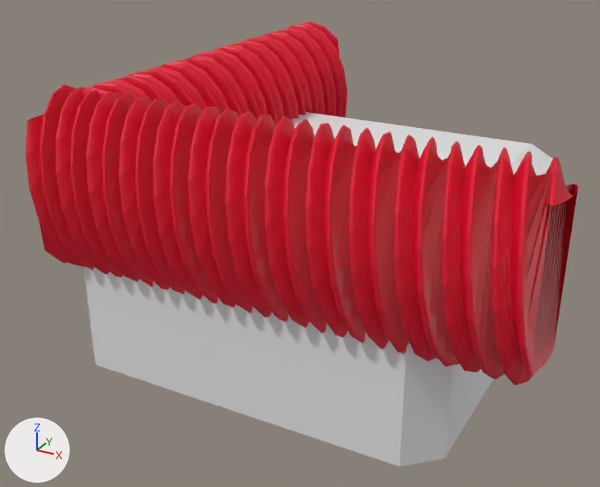
The Blender file Procedural Backrooms Game/Assets/Model/Cake.blend, before and after one commit.
Both versions are drawn from a camera (50 mm lens) standing at (1.76, -3.48, 1.76) and looking at (-0.11, -0.08, 0.06). Arrows for +X, +Y and +Z are at lower left; the lights stay in place.

Objects in the first picture: 'Cube', 'swilr', 'swirl'.
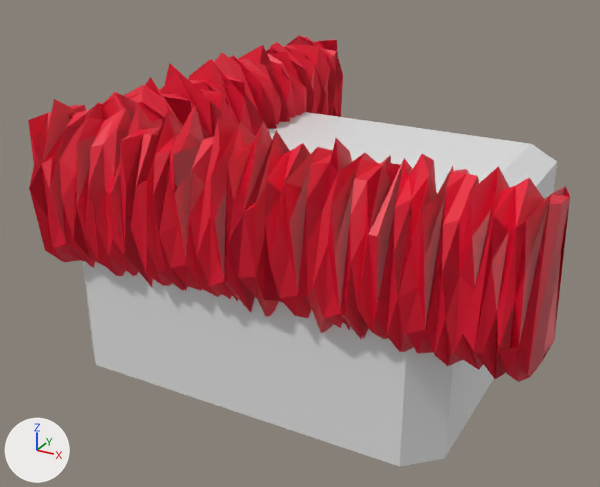
The change in detail:
me_cylinder_001 is used by ob_swilr; location (-0.757, -0.806, 0.5); rotation (0.0, 0.0, 1.582), in degrees (0, 0, 91); scale (0.0285, 0.19, 0.303).
me_cylinder_001 had 7232 vertices, 10752 faces and spanned x -1.0..75.2, y -1.4..1.4, z -1.4..1.4.
me_cylinder_001 now has 448 vertices, 2555 faces and spans x -1.0..74.9, y -1.4..1.4, z -1.4..1.4.
me_cylinder_001 part 1: 6784 vertices removed from x -1.0..75.2, y -1.4..1.4, z -1.4..1.4.
me_cylinder_002 is used by ob_swirl; location (-0.943, -0.806, 0.5); scale (0.0299, 0.183, 0.303).
me_cylinder_002 had 7232 vertices, 10752 faces and spanned x -1.0..75.2, y -1.4..1.4, z -1.4..1.4.
me_cylinder_002 now has 448 vertices, 2555 faces and spans x -1.0..74.9, y -1.4..1.4, z -1.4..1.4.
me_cylinder_002 part 2: 6784 vertices removed from x -1.0..75.2, y -1.4..1.4, z -1.4..1.4.

Where the change shows, as pixel boxes (x1, y1, x2, y2) in the pictures (600 x 487 px):
'swirl', reshaped: before (25, 84, 578, 385); after (28, 99, 570, 382)
'swilr', reshaped: before (82, 22, 347, 125); after (69, 35, 343, 139)
part 1 of me_cylinder_001, deleted (red): before (82, 22, 347, 125)
part 2 of me_cylinder_002, deleted (red): before (25, 84, 578, 385)
